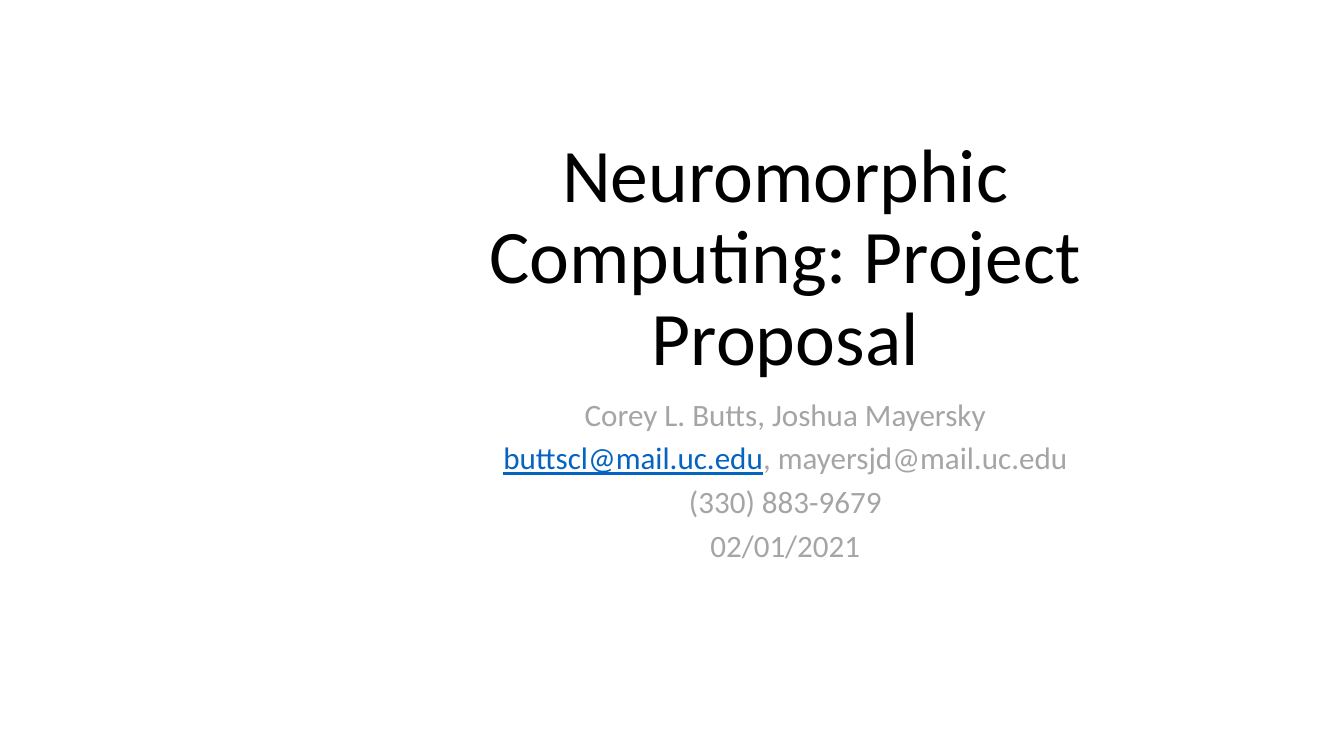
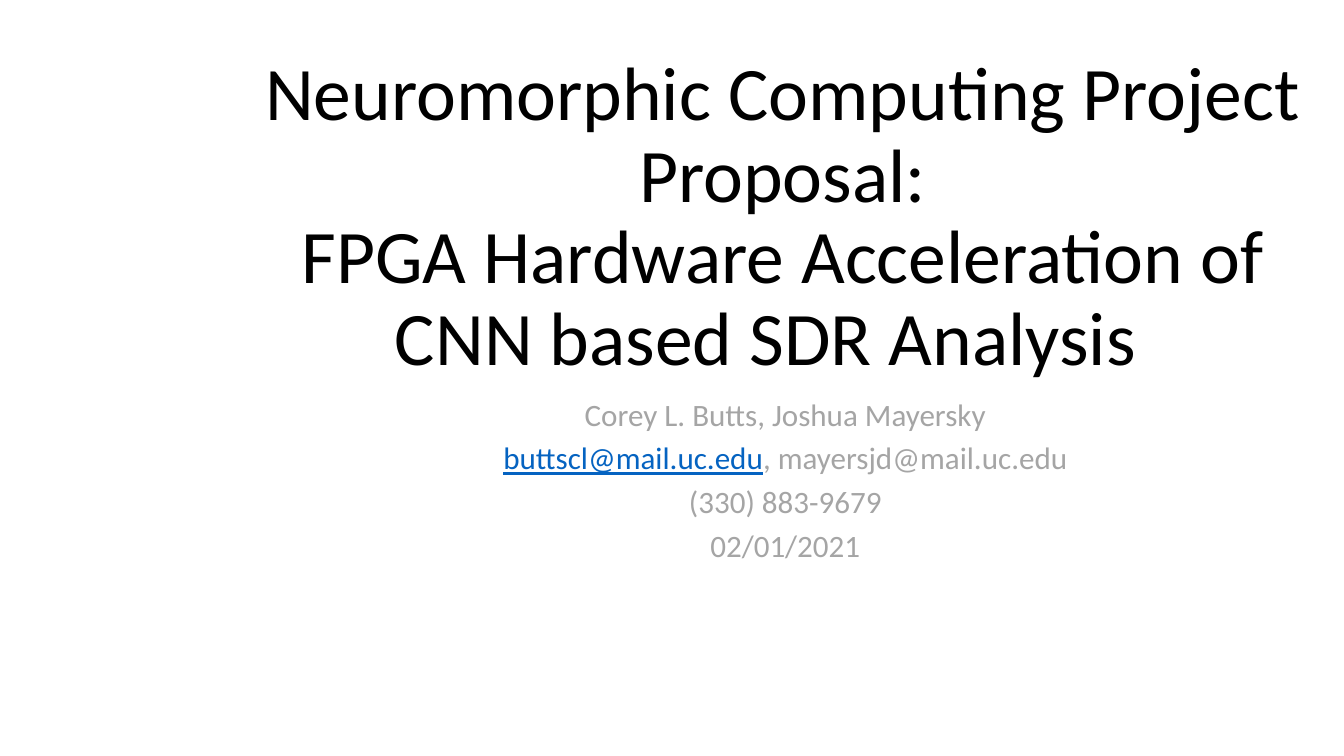
Before and after one commit to mayersjd/HardwareCNN, a slide deck: slide 1 of ProjectProposal.pptx. Drawn at 1344x756 pixels with LibreOffice and Linux fonts; fonts in the diff are those of the drawing; background and template pictures are left out. Boxes give left, top, right and bottom in pixels: in the first picture for what was removed or moved away, otherwise in the second. Text is boxed around its words. In the diff, an @@ line names an element or a change of style, - is before the commit and + after.

Commit message:
Added project timeline, deliverables, and title to the proposal

```diff
--- a/ProjectProposal.pptx
+++ b/ProjectProposal.pptx
@@ title at (265, 67, 1300, 378): text changed @@
-Neuromorphic Computing: Project Proposal
+Neuromorphic Computing Project Proposal:
+FPGA Hardware Acceleration of CNN based SDR Analysis
```
Also in this commit, not shown: 2 slides added, 1 other file.
